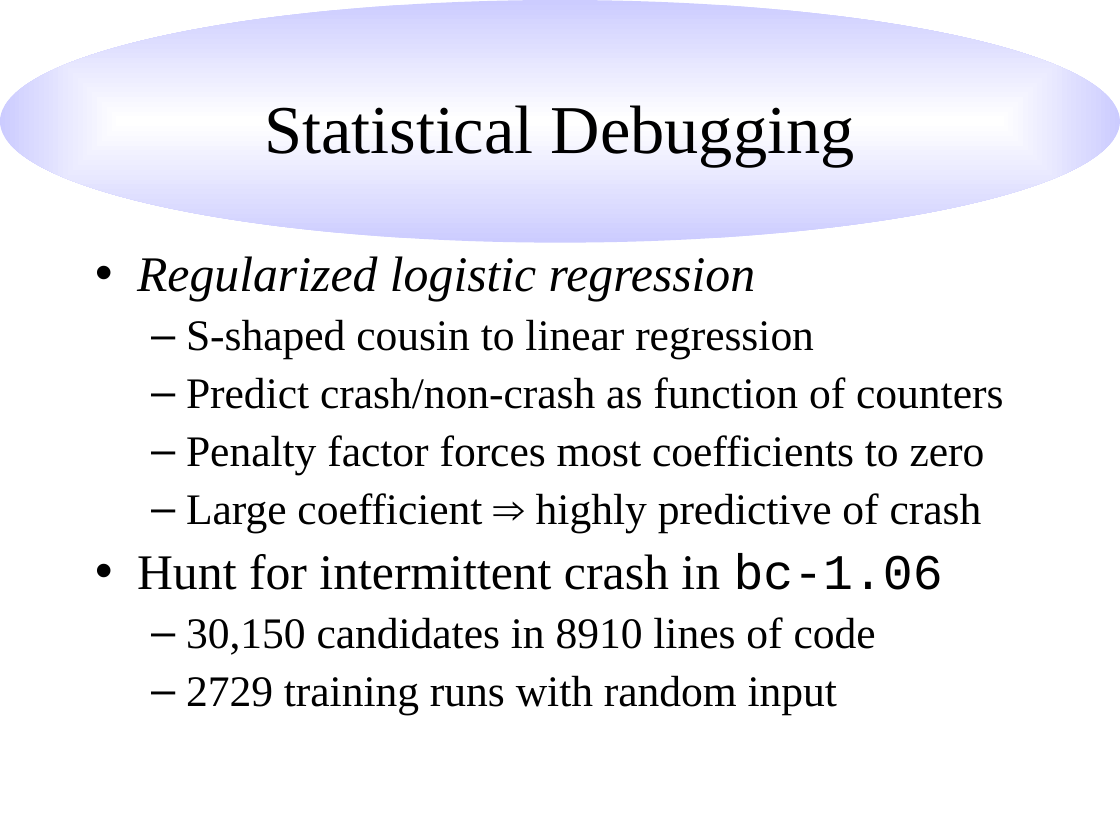
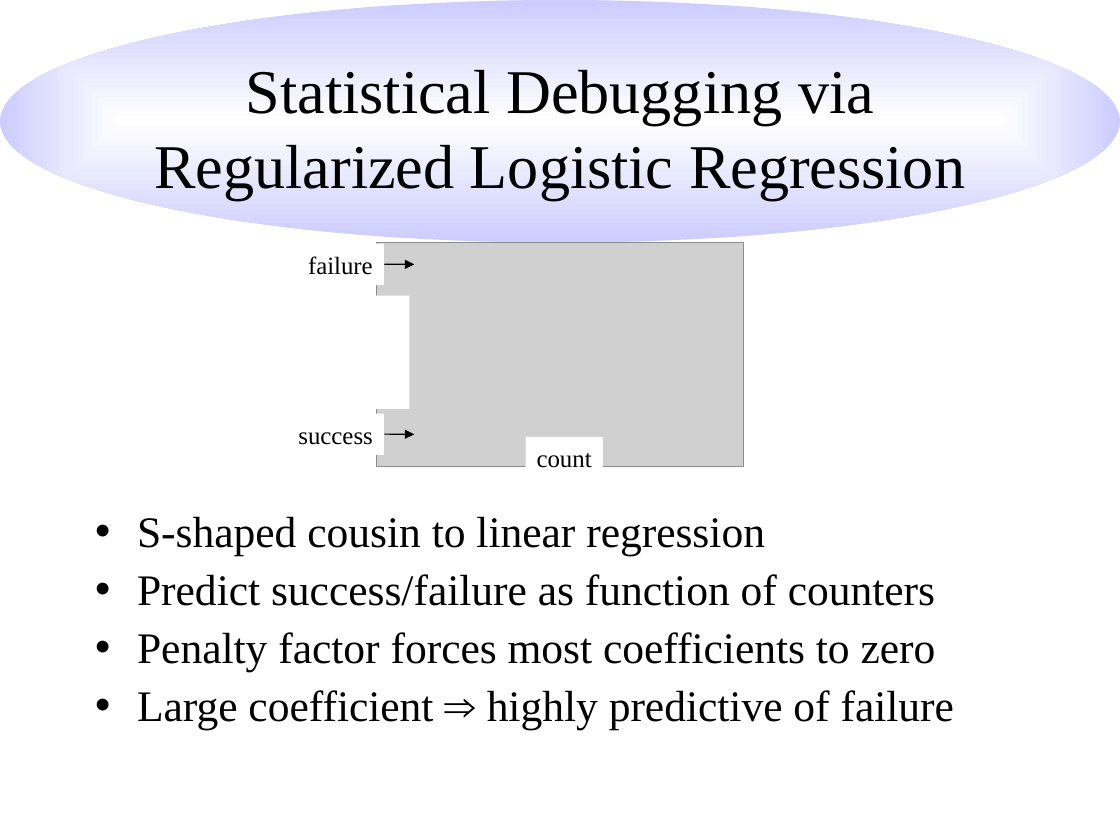
Before and after one commit to hlim1/sampler, a slide deck: slide 18 of paper/pldi.ppt (slide 10 before the commit). Drawn at 1120x840 pixels with LibreOffice and Linux fonts; fonts in the diff are those of the drawing; grey boxes stand for pictures. Boxes give left, top, right and bottom in pixels: in the first picture for what was removed or moved away, otherwise in the second. Text is boxed around its words. In the diff, an @@ line names an element or a change of style, - is before the commit and + after.

```diff
--- a/paper/pldi.ppt
+++ b/paper/pldi.ppt
@@ title at <box>154,69,965,200</box>: text changed; size 44 to 40 pt @@
-Statistical Debugging
+Statistical Debugging via Regularized Logistic Regression
@@ text at <box>137,256,755,301</box>: paragraph removed @@
-• Regularized logistic regression
@@ text added at <box>308,256,373,275</box>, 16 pt, text #000000 @@
+failure
@@ picture added at <box>376,243,743,467</box> @@
@@ arrow added from (384, 264) to (414, 264), #000000 0.74 pt @@
@@ rectangle added at <box>348,296,410,409</box>, fill #FFFFFF @@
@@ text added at <box>298,432,372,445</box>, 16 pt, text #000000 @@
+success
@@ arrow added from (384, 435) to (414, 435), #000000 0.74 pt @@
@@ rectangle added at <box>525,437,603,478</box>, fill #FFFFFF, 16 pt, text #000000 @@
+count
@@ text "S-shaped cousin to linear regression": place and size @@
-text "S-shaped cousin to linear regression" at <box>137,256,1003,715</box>
+text "S-shaped cousin to linear regression" at <box>137,516,954,729</box>
@@ text at <box>137,516,936,671</box>: bullet – to •; list level 2 to 1 in "S-shaped cousin to linear regression"; list level 2 to 1 in "Penalty factor forces most coefficients ..." @@
@@ text at <box>137,574,935,606</box>: text changed @@
-  – Predict crash/non-crash as function of counters
+• Predict success/failure as function of counters
@@ text at <box>137,690,954,729</box>: text changed @@
-  – Large coefficient ⇒ highly predictive of crash
-• Hunt for intermittent crash in bc-1.06
-  – 30,150 candidates in 8910 lines of code
-  – 2729 training runs with random input
+• Large coefficient ⇒ highly predictive of failure
```
Also in this commit, not shown: 8 other slides changed, 15 slides added, 2 slides removed.
